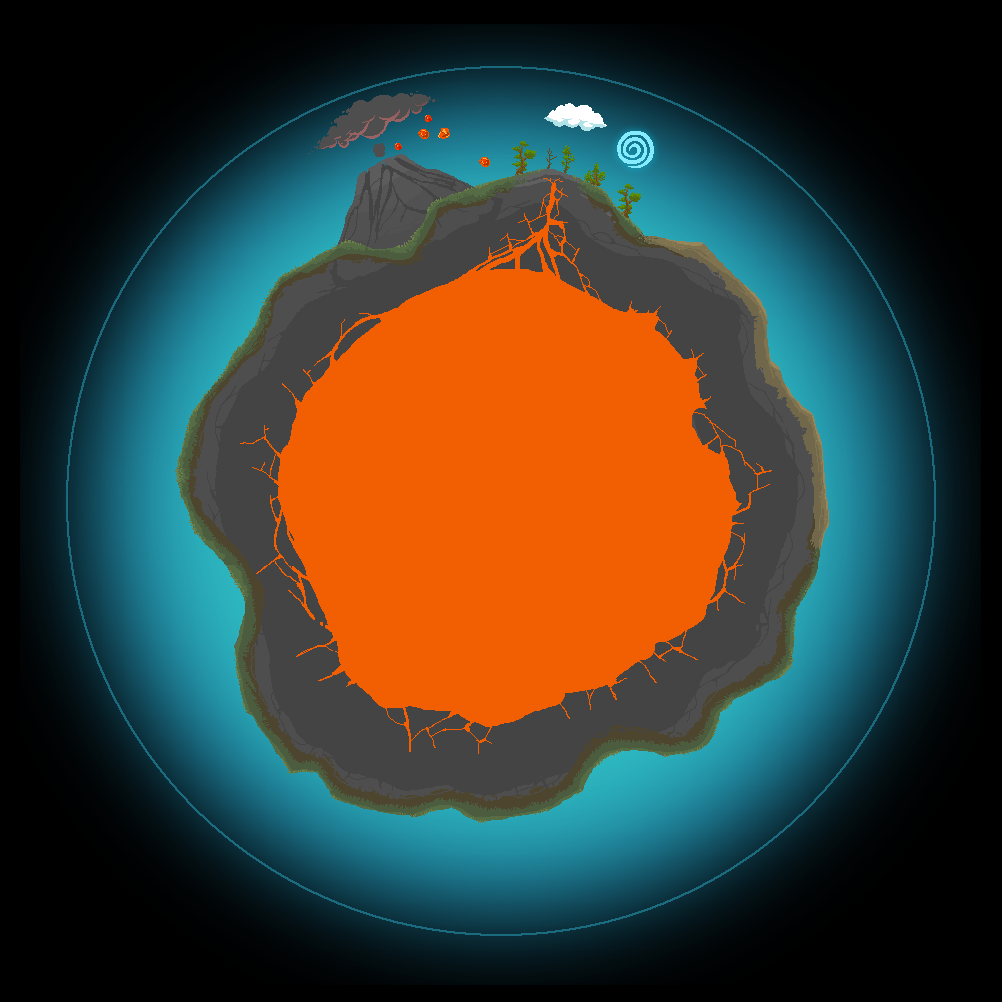
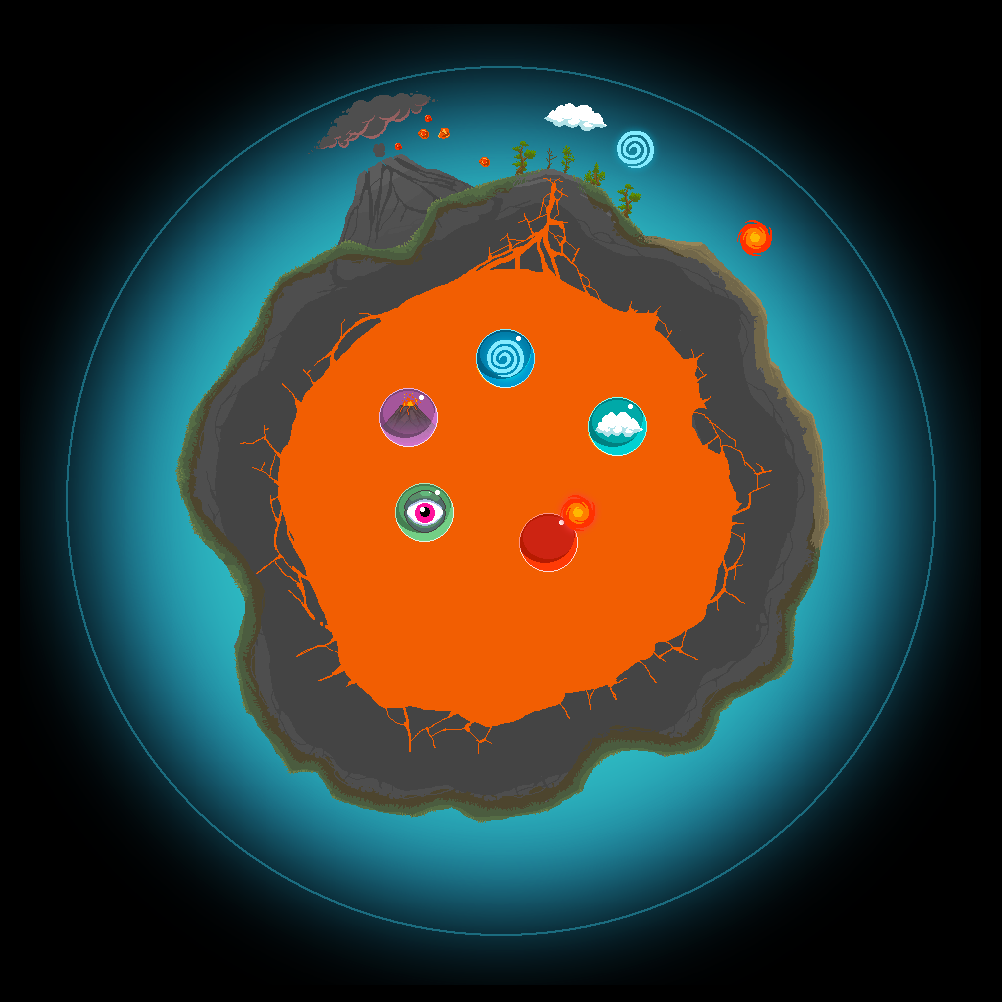
Two versions of the same layered image (w=1002, h=1002). Layer-by-layer changes:
added group "Group 1" with 19 layers above "Layer 37" over [379, 220, 772, 572]
added group "Group 2" with 4 layers in group "Group 1" over [588, 397, 647, 456]
added layer "Layer 39 copy 2" (overlay, 64%) in group "Group 2" over [588, 415, 646, 456]
added layer "Layer 33 copy" in group "Group 2" over [595, 412, 643, 437]
added layer "Layer 37 copy" in group "Group 2" over [628, 404, 633, 409]
added layer "Layer 36 copy" in group "Group 2" over [588, 397, 647, 456]
added layer "Layer 39 copy" (overlay, 64%) in group "Group 1" over [476, 347, 534, 388]
added layer "Layer 43" in group "Group 1" over [560, 495, 595, 531]
added layer "Layer 42" in group "Group 1" over [737, 220, 772, 256]
added layer "Layer 39 copy 4" in group "Group 1" over [519, 513, 578, 572]
added layer "Layer 41 copy 3" in group "Group 1" over [395, 483, 454, 542]
added layer "Layer 41 copy 2" in group "Group 1" over [404, 490, 446, 533]
added layer "Layer 39 copy 3" in group "Group 1" over [395, 483, 454, 542]
added layer "Layer 39" (overlay, 64%) in group "Group 1" over [380, 406, 438, 447]
added layer "Volcano_Active' copy" in group "Group 1" over [383, 393, 435, 443]
added layer "Layer 37 copy 2" in group "Group 1" over [379, 388, 438, 447]
added layer "Layer 37" above "Layer 34 copy" over [516, 336, 521, 341]
added layer "Layer 34 copy" above "Layer 36" over [487, 340, 524, 377]
added layer "Layer 36" above "Layer 35" over [480, 332, 531, 375]
added layer "Layer 35" above "Layer 35 copy" over [477, 330, 534, 387]
added layer "Layer 35 copy" above "Layer 34" over [476, 329, 535, 388]
